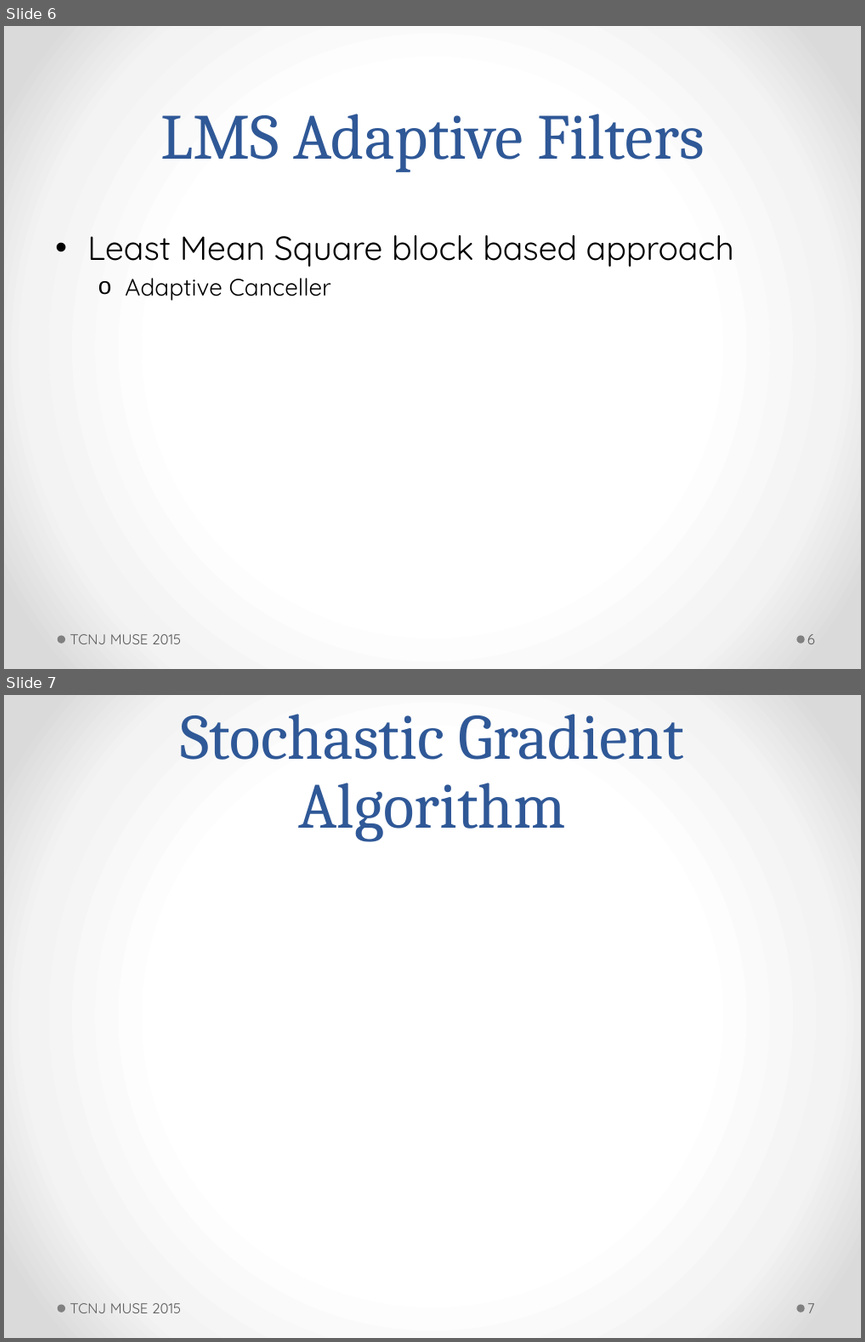
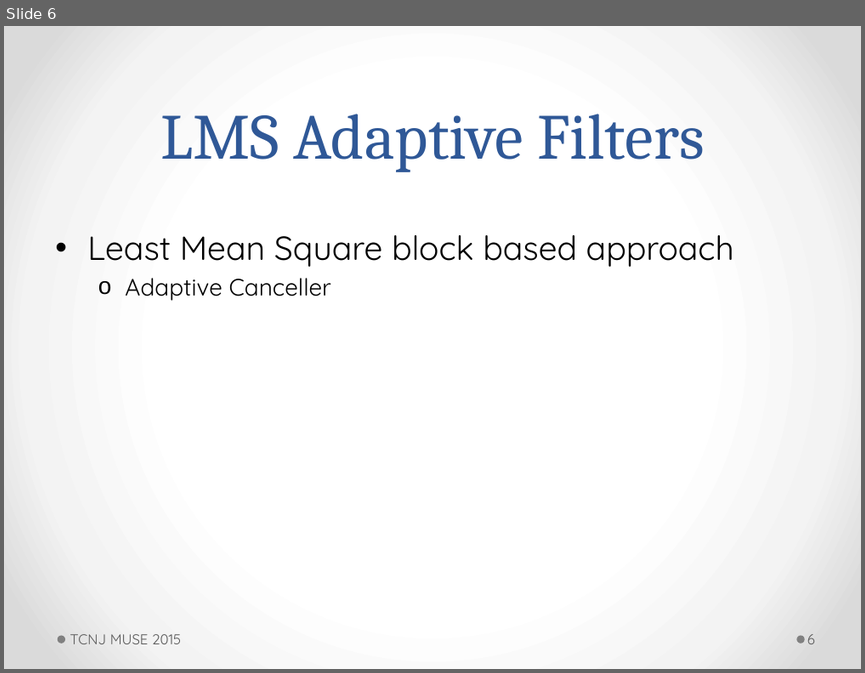
Before and after one commit to ActiveNoiseCancellationResearch/MUSE-Research, a slide deck: proj_anc/doc/jswift/7_23_2015_powerpoint.pptm. Shown one above the other, each under a label of ours: slides 6 and 7 before the commit, slide 6 after it. The pictures are 865x1342 and 865x673 pixels, drawn with LibreOffice and Linux fonts; fonts in the diff are those of the drawing. Boxes give left, top, right and bottom in pixels: in the first picture for what was removed or moved away, otherwise in the second. Text is boxed around its words. In the diff, an @@ line names an element or a change of style, - is before the commit and + after.

```diff
--- a/proj_anc/doc/jswift/7_23_2015_powerpoint.pptm
+++ b/proj_anc/doc/jswift/7_23_2015_powerpoint.pptm
@@ slide 7 removed at <box>4,695,861,1338</box>, background gradient #FFFFFF to #F4F4F4 to #DADADA; not listed: 2 template elements that a slide beside it also shows @@
@@ title removed at <box>181,714,684,841</box> @@
-Stochastic Gradient Algorithm
@@ text removed at <box>70,1303,181,1313</box> @@
-TCNJ MUSE 2015
@@ page number removed at <box>807,1303,815,1313</box> @@
-7
```
Also in this commit, not shown: 8 slides changed, 57 other files.
